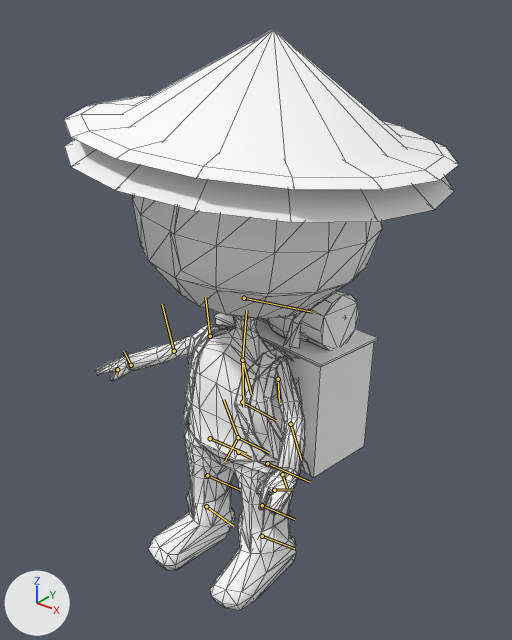
Before and after pictures for a commit that changed the FBX model Assets/Characters/Player_EU_CN/player@walking_backwards.FBX.
Rendered twice from a camera (50 mm lens) standing at (2.35, -2.76, 3.43) and looking at (0.04, 0.13, 1.64). The axes (+X, +Y, +Z) are drawn at lower left. The lights are the same throughout. Both versions are drawn at frame 25 of the action 'Take 001'; the numbers are the values there. The bones that bend it are drawn over the model as lines. Mesh edges are drawn as thin lines.

The first picture shows 'CN_Backpack', 'CN_Hat', 'EU_Backpack', 'EU_Hat', 'Player_body'.
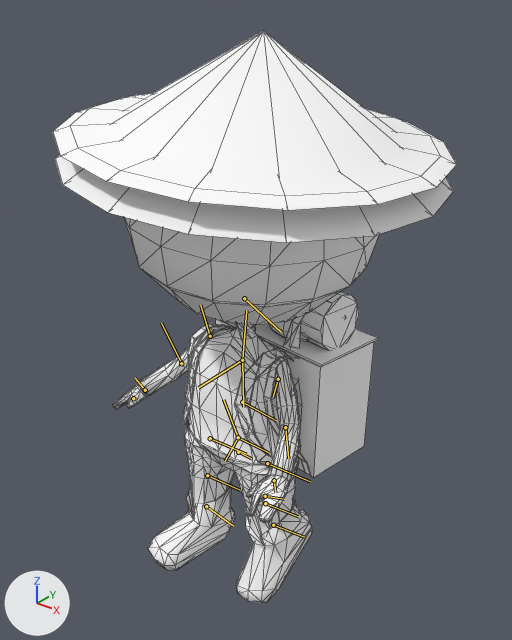
Commit message: Updated walking-backwards animation.

The change in detail:
Bone 'Neck' (bone_neck) turns from (-36, 0, 1) to (-81, 1, 2) degrees about its own x, y and z.
Bone 'Right_Arm_Upper' (bone_right_arm_upper) turns from (25, 31, -36) to (23, 27, -56) degrees about its own x, y and z.
Bone 'Left_Arm_Upper' (bone_left_arm_upper) turns from (24, 21, 37) to (22, 22, 47) degrees about its own x, y and z.
Bone 'Left_Leg_Middle' (bone_left_leg_middle) turns from (0, -5, -1) to (0, 2, -1) degrees about its own x, y and z.
Bone 'Left_Leg_Lower' (bone_left_leg_lower) turns from (0, 4, 3) to (0, 18, 4) degrees about its own x, y and z.
Bone 'Left_Foot' (bone_left_foot) turns from (0, 0, 3) to (1, 7, 4) degrees about its own x, y and z.

Pixel boxes (x1, y1, x2, y2) of what changed, in the pictures (512 x 640 px):
'Player_body', posed (7% narrower, 7% shorter)
    before: (95, 195, 382, 611)
    after: (113, 217, 379, 602)
'CN_Hat', posed (10% taller)
    before: (64, 29, 454, 222)
    after: (55, 31, 453, 243)
'EU_Hat', posed (23% taller)
    before: (64, 96, 459, 190)
    after: (53, 94, 457, 210)
bone 'Neck', root to tip
    before: (242, 360) to (251, 394)
    after: (242, 360) to (198, 387)
bone 'Right_Arm_Upper', root to tip
    before: (210, 336) to (205, 297)
    after: (210, 336) to (200, 305)
bone 'Left_Arm_Upper', root to tip
    before: (278, 379) to (279, 402)
    after: (278, 379) to (273, 397)
bone 'Left_Leg_Middle', root to tip
    before: (267, 463) to (310, 482)
    after: (267, 463) to (310, 481)
bone 'Left_Leg_Lower', root to tip
    before: (262, 505) to (295, 519)
    after: (265, 503) to (298, 516)
bone 'Left_Foot', root to tip
    before: (262, 536) to (294, 548)
    after: (273, 525) to (304, 537)
